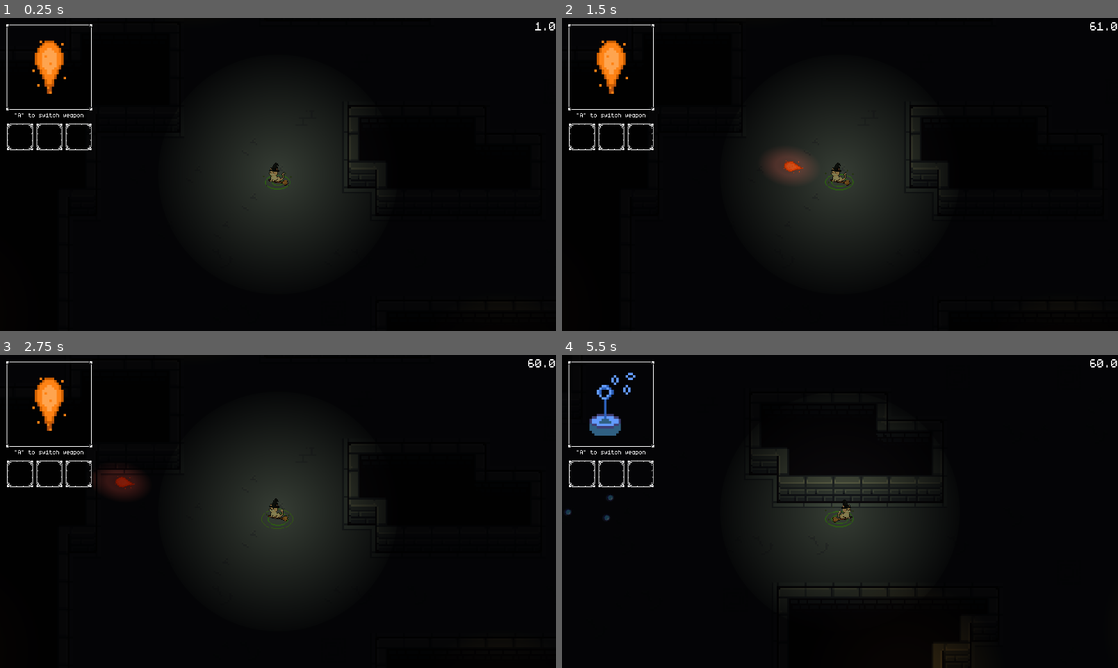
Above: before the commit, frames 1-4 (two rows, left to right).
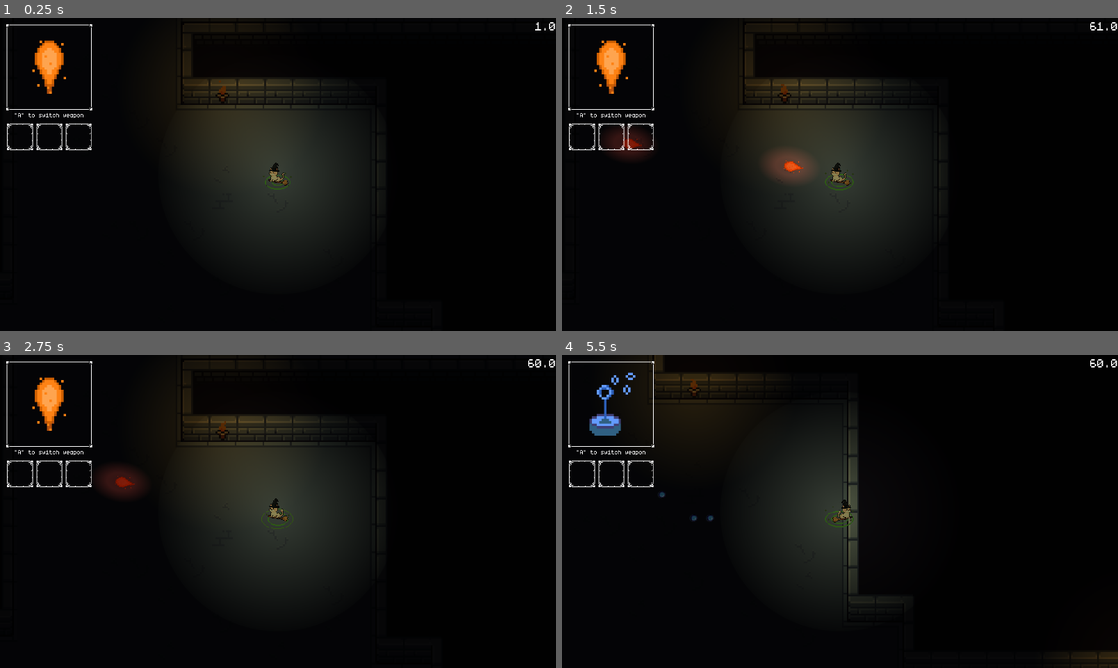
Above: after the commit, the same moments.

Repository: AlbanTE/projet-150h
Game: Godot game, scene res://scenes/main.tscn
Two runs of this game, one before a commit and one after it. Both use one fixed random seed, a clock stepped at 60 frames per second and the inputs below.
Inputs (mouse positions are in pixels of both pictures, inside the frame that each line leads up to):
- Up to frame 1 (0.25 s): no input
- Up to frame 2 (1.5 s): click (584, 136) at 0.5 s; click (612, 136) at 1.25 s
- Up to frame 3 (2.75 s): click (77, 473) at 2 s
- Up to frame 4 (5.5 s): tap Enter at 2.75 s; move the mouse to (962, 495) at 2.77 s; hold D (move_right) 2.78-3.53 s; hold Q (switch_weapon) 2.78-3.53 s; move the mouse to (728, 527) at 3.52 s; hold S (move_down) 3.53-4.28 s; click (728, 527) at 3.6 s; move the mouse to (895, 442) at 4.27 s; hold D (move_right) 4.28-5.03 s; tap G at 4.35 s; move the mouse to (812, 574) at 5.02 s; hold W (move_up) from 5.03 s (still down); tap H at 5.1 s

The runs differ from the first frame. In frame 1, 1.8% of the frame differs, in the area x 31-69%, y 1-55%; in frame 2, 2.4%; in frame 3, 1.8%; in frame 4, 6.3%, in the area x 0-100%, y 0-100%.

Commit message:
Fix enemies pathfinding you when disabled

Diff:
--- a/scenes/enemies/Enemy.gd
+++ b/scenes/enemies/Enemy.gd
@@ -34,6 +34,8 @@
 var detection_radius: float = 200.0
 var attack_range: float = 50.0
 
+var activated: bool = false
+
 # ────────────────
 # Node References
 # ────────────────
@@ -88,7 +90,7 @@
 # Physics
 # ────────────────
 func _physics_process(delta: float) -> void:
-	if not is_alive or not player:
+	if not is_alive or not player or not activated:
 		return
 
 	path_update_timer += delta
@@ -267,7 +269,7 @@
 # Debug
 # ────────────────
 func _draw() -> void:
-	if not is_alive:
+	if not is_alive or not activated:
 		return
 
 	#if not is_following:
--- a/scenes/enemies/EnemyType1.gd
+++ b/scenes/enemies/EnemyType1.gd
@@ -7,8 +7,6 @@
 @onready var anim_player: AnimationPlayer = $Visual/FlashEffectAnim
 @onready var blood_particles: AnimatedSprite2D = $Visual/BloodSprite
 
-
-var activated: bool = false
 
 func _apply_damage_effects(_amount: int) -> void:
 	#print("Supposed to play hit effect")
--- a/scenes/enemies/EnemyType1.tscn
+++ b/scenes/enemies/EnemyType1.tscn
@@ -8,7 +8,7 @@
 [ext_resource type="Texture2D" uid="uid://byyp01lxqpi2c" path="res://assets/textures/NEw pack blood/1_100x100px.png" id="5_0tf3x"]
 
 [sub_resource type="RectangleShape2D" id="RectangleShape2D_hl4sy"]
-size = Vector2(50, 37)
+size = Vector2(47, 34)
 
 [sub_resource type="CircleShape2D" id="CircleShape2D_1"]
 radius = 200.0
@@ -431,9 +431,10 @@
 metadata/_custom_type_script = "uid://ctad5dfg4nsm6"
 
 [node name="CollisionShape2D" type="CollisionShape2D" parent="HurtboxComponent"]
+position = Vector2(-0.5, 0)
 shape = SubResource("RectangleShape2D_hl4sy")
 
 [node name="VisibleOnScreenEnabler2D" type="VisibleOnScreenNotifier2D" parent="."]
-rect = Rect2(-37, -39, 74, 74)
+rect = Rect2(-21, -15, 42, 30)
 
 [connection signal="screen_entered" from="VisibleOnScreenEnabler2D" to="." method="_on_visible_on_screen_enabler_2d_screen_entered"]
--- a/scenes/enemies/EnemyType2.gd
+++ b/scenes/enemies/EnemyType2.gd
@@ -1,7 +1,5 @@
 extends Enemy
 class_name EnemyType2
-
-var activated: bool = false
 
 func _apply_damage_effects(amount: int) -> void:
 	#print("EnemyType2 a pris ", amount, " dégats — HP:", health_component.current_health)
--- a/scenes/enemies/EnemyType2.tscn
+++ b/scenes/enemies/EnemyType2.tscn
@@ -6,9 +6,6 @@
 
 [sub_resource type="CircleShape2D" id="CircleShape2D_r8ucr"]
 radius = 12.0
-
-[sub_resource type="CircleShape2D" id="CircleShape2D_1"]
-radius = 300.0
 
 [sub_resource type="CircleShape2D" id="CircleShape2D_2"]
 radius = 28.0
@@ -32,14 +29,6 @@
 [node name="NavigationAgent2D" type="NavigationAgent2D" parent="."]
 target_desired_distance = 8.0
 radius = 16.0
-
-[node name="DetectionArea" type="Area2D" parent="."]
-visible = false
-collision_layer = 0
-collision_mask = 4
-
-[node name="CollisionShape2D" type="CollisionShape2D" parent="DetectionArea"]
-shape = SubResource("CircleShape2D_1")
 
 [node name="AttackArea" type="Area2D" parent="."]
 collision_layer = 0
@@ -67,6 +56,6 @@
 color = Color(1, 0, 0, 1)
 
 [node name="VisibleOnScreenEnabler2D" type="VisibleOnScreenNotifier2D" parent="."]
-rect = Rect2(-28, -28, 56, 56)
+rect = Rect2(-8, -8, 16, 16)
 
 [connection signal="screen_entered" from="VisibleOnScreenEnabler2D" to="." method="_on_visible_on_screen_enabler_2d_screen_entered"]
--- a/scenes/main.tscn
+++ b/scenes/main.tscn
@@ -10,12 +10,13 @@
 
 [sub_resource type="Resource" id="Resource_choun"]
 script = ExtResource("2_85g3d")
-cell_count = 250
-map_tiles_w = 128
-map_tiles_h = 128
-min_room_size = 4
+cell_count = 500
+map_tiles_w = 256
+map_tiles_h = 256
+min_room_size = 8
+max_room_size = 12
 extra_edge_chance = 0.3
-min_room_count = 12
+min_room_count = 20
 metadata/_custom_type_script = "uid://epuexnwso7gw"
 
 [sub_resource type="TileSetAtlasSource" id="TileSetAtlasSource_85g3d"]
Not shown: 1 places in scenes/enemies/EnemyType2.tscn that only renumber resources
